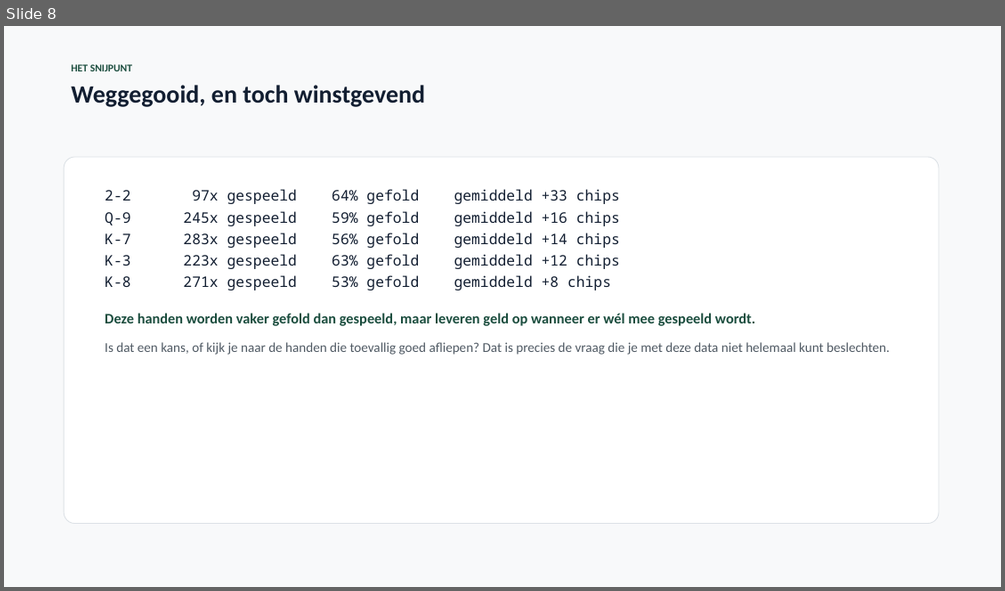
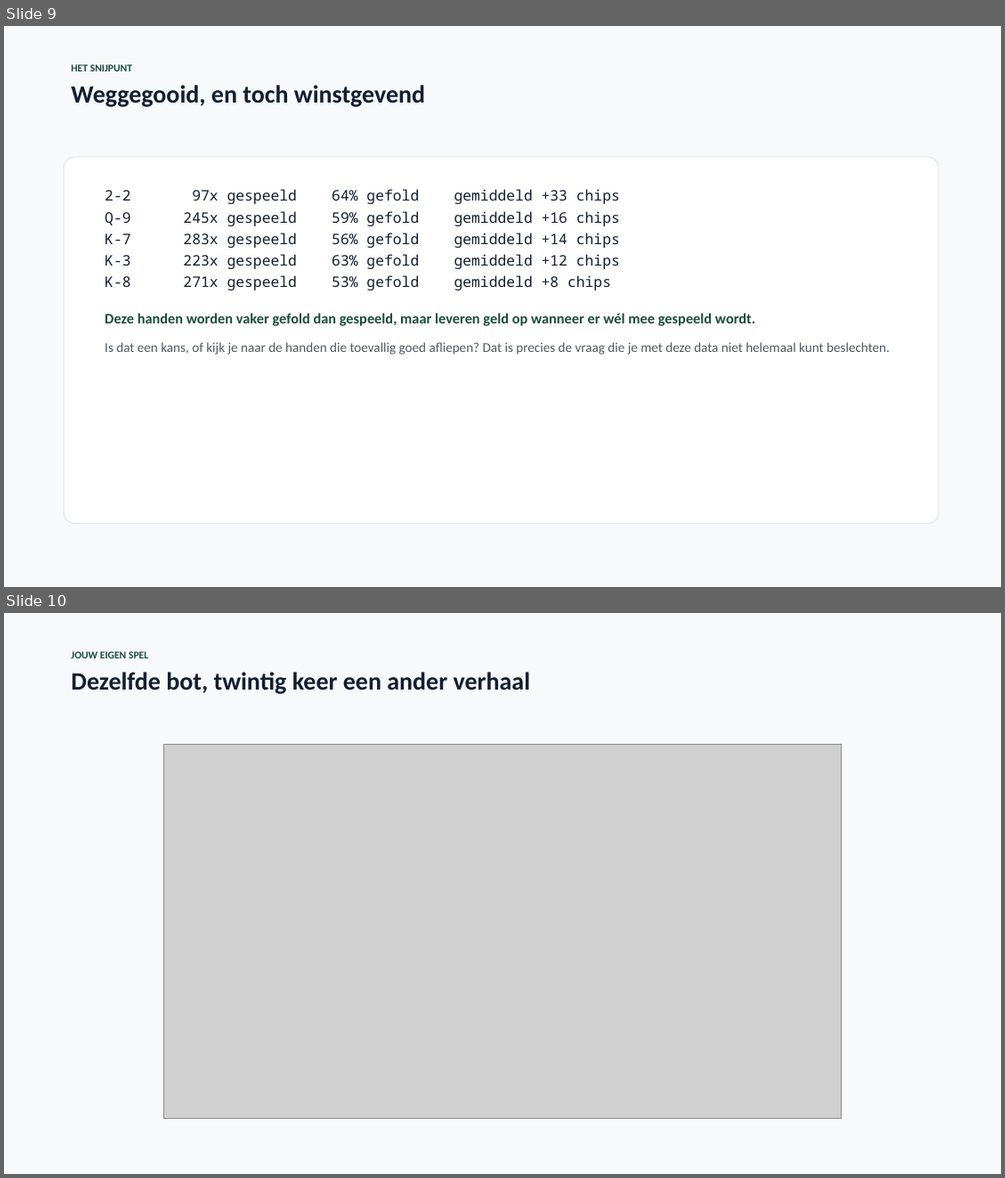
Before and after one commit to finturion/poker-analytics-challenge, a slide deck: powerpoints/Data_Science_Werkcollege8.pptx. Shown one above the other, each under a label of ours: slide 8 before the commit, slides 9 and 10 after it. The pictures are 1005x591 and 1005x1178 pixels, drawn with LibreOffice and Linux fonts; fonts in the diff are those of the drawing; grey boxes stand for pictures. Boxes give left, top, right and bottom in pixels: in the first picture for what was removed or moved away, otherwise in the second. Text is boxed around its words. In the diff, an @@ line names an element or a change of style, - is before the commit and + after.

```diff
--- a/powerpoints/Data_Science_Werkcollege8.pptx
+++ b/powerpoints/Data_Science_Werkcollege8.pptx
@@ slide 10 added at <box>4,613,1001,1174</box>, background #FFFFFF @@
@@ rectangle added at <box>4,613,1001,1174</box>, fill #F8F9FA @@
@@ text added at <box>71,651,531,694</box>, 24 pt, text #121E31, bold @@
+JOUW EIGEN SPEL
+Dezelfde bot, twintig keer een ander verhaal
@@ picture added at <box>164,744,841,1118</box> @@
@@ what was slide 8 is now slide 9 @@
```
Also in this commit, not shown: 1 slide changed, 3 other slides added, 12 other files.
